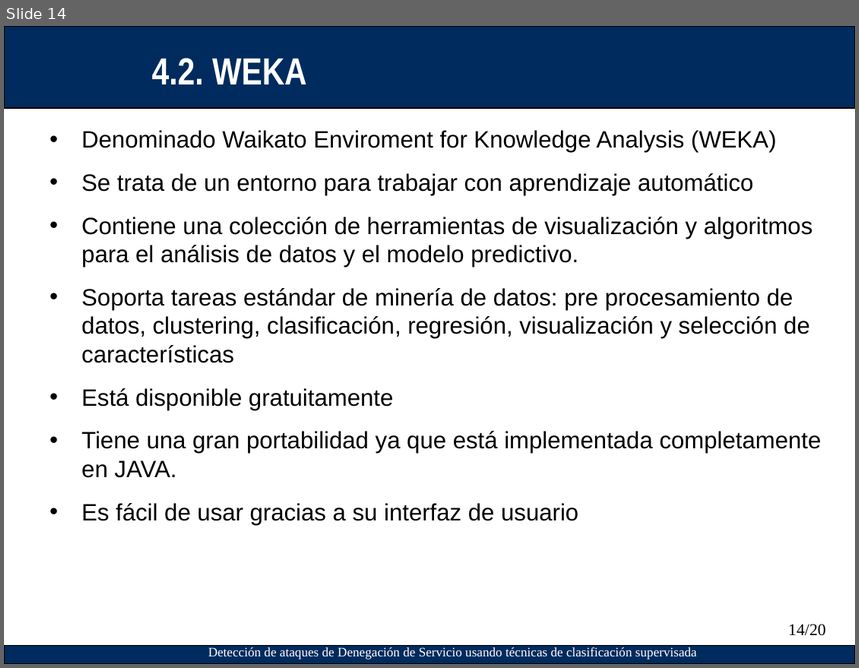
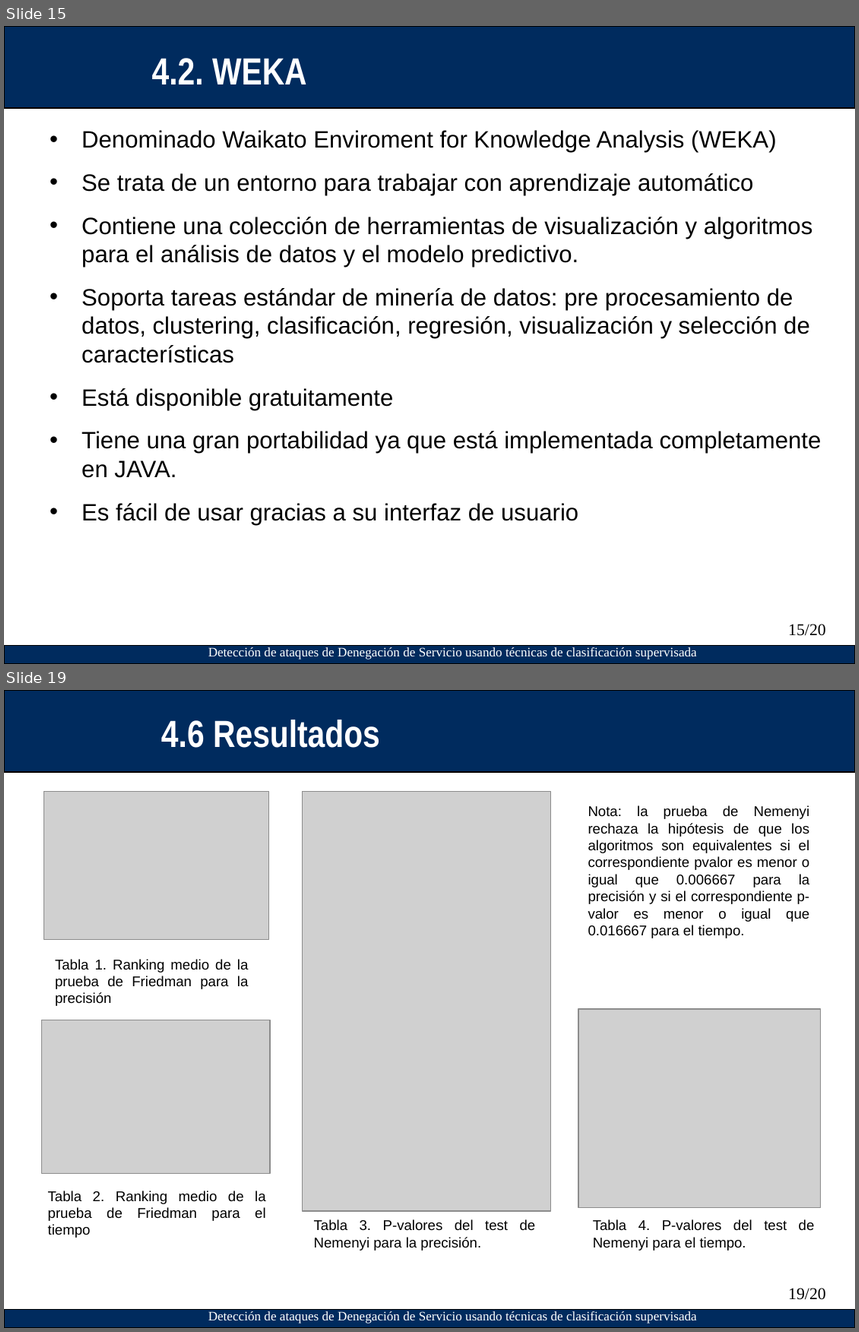
Before and after one commit to asam139/DoS_TFM, a slide deck: Presentacion/Plantilla_Presentacion_PFC-IT_ETSIT.ppt. Shown one above the other, each under a label of ours: slide 14 before the commit, slides 15 and 19 after it; the slides between them are not shown. The pictures are 859x668 and 859x1332 pixels, drawn with LibreOffice and Linux fonts; fonts in the diff are those of the drawing; grey boxes stand for pictures; background and template pictures are left out. Boxes give left, top, right and bottom in pixels: in the first picture for what was removed or moved away, otherwise in the second. Text is boxed around its words. In the diff, an @@ line names an element or a change of style, - is before the commit and + after.

```diff
--- a/Presentacion/Plantilla_Presentacion_PFC-IT_ETSIT.ppt
+++ b/Presentacion/Plantilla_Presentacion_PFC-IT_ETSIT.ppt
@@ slide 19 added at <box>4,690,855,1328</box>, background #FFFFFF; not listed: 3 template elements that a slide beside it also shows @@
@@ text added at <box>161,720,380,748</box>, 32 pt, text #FFFFFF, bold @@
+4.6 Resultados
@@ picture added at <box>44,791,268,939</box> @@
@@ picture added at <box>303,791,550,1211</box> @@
@@ text added at <box>588,806,810,939</box>, 12 pt, text #000000 @@
+Nota: la prueba de Nemenyi rechaza la hipótesis de que los algoritmos son equivalentes si el correspondiente pvalor es menor o igual que 0.006667 para la precisión y si el correspondiente p-valor es menor o igual que 0.016667 para el tiempo.
@@ text added at <box>55,959,249,1006</box>, 12 pt, text #000000 @@
+Tabla 1. Ranking medio de la prueba de Friedman para la precisión
@@ picture added at <box>41,1021,269,1173</box> @@
@@ picture added at <box>579,1009,821,1208</box> @@
@@ text added at <box>48,1191,266,1238</box>, 12 pt, text #000000 @@
+Tabla 2. Ranking medio de la prueba de Friedman para el tiempo
@@ text added at <box>314,1220,536,1251</box>, 12 pt, text #000000 @@
+Tabla 3. P-valores del test de Nemenyi para la precisión.
@@ text added at <box>593,1220,815,1251</box>, 12 pt, text #000000 @@
+Tabla 4. P-valores del test de Nemenyi para el tiempo.
@@ page number added at <box>788,1288,826,1300</box>, 14 pt, text #000000 @@
+19/20
@@ what was slide 14 is now slide 15 @@
@@ page number at <box>788,624,826,636</box>: text changed @@
-14/20
+15/20
```
Also in this commit, not shown: 1 slide changed, 8 other slides added, 2 slides removed.
